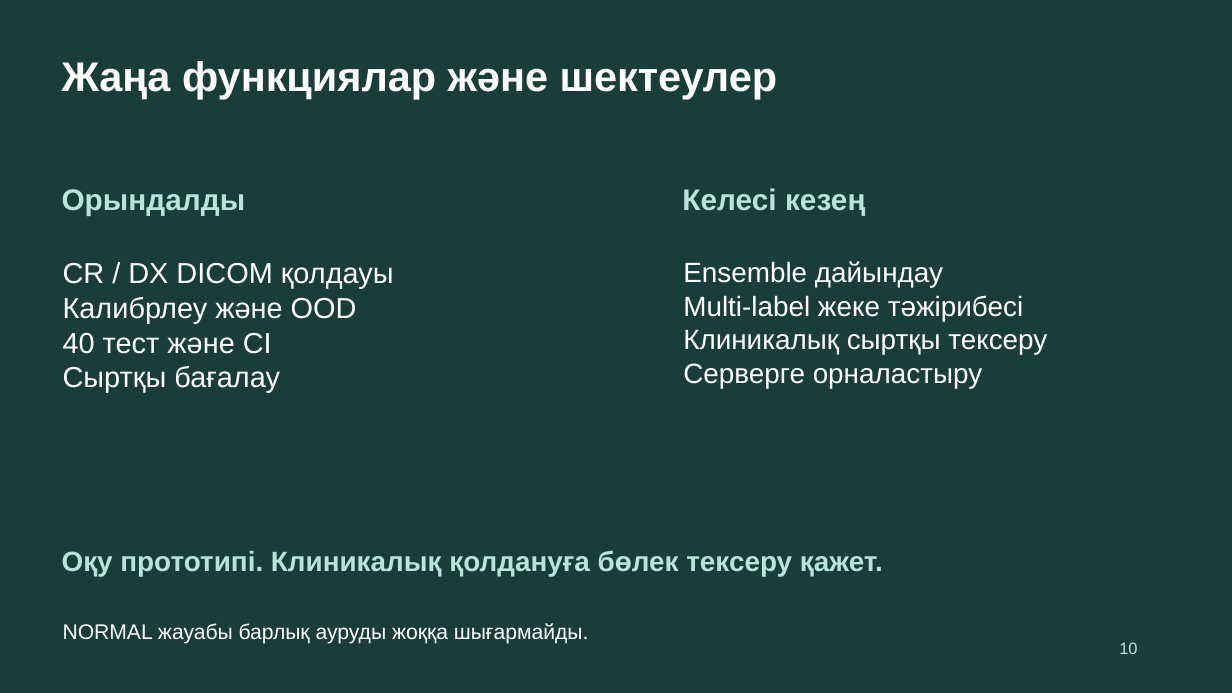
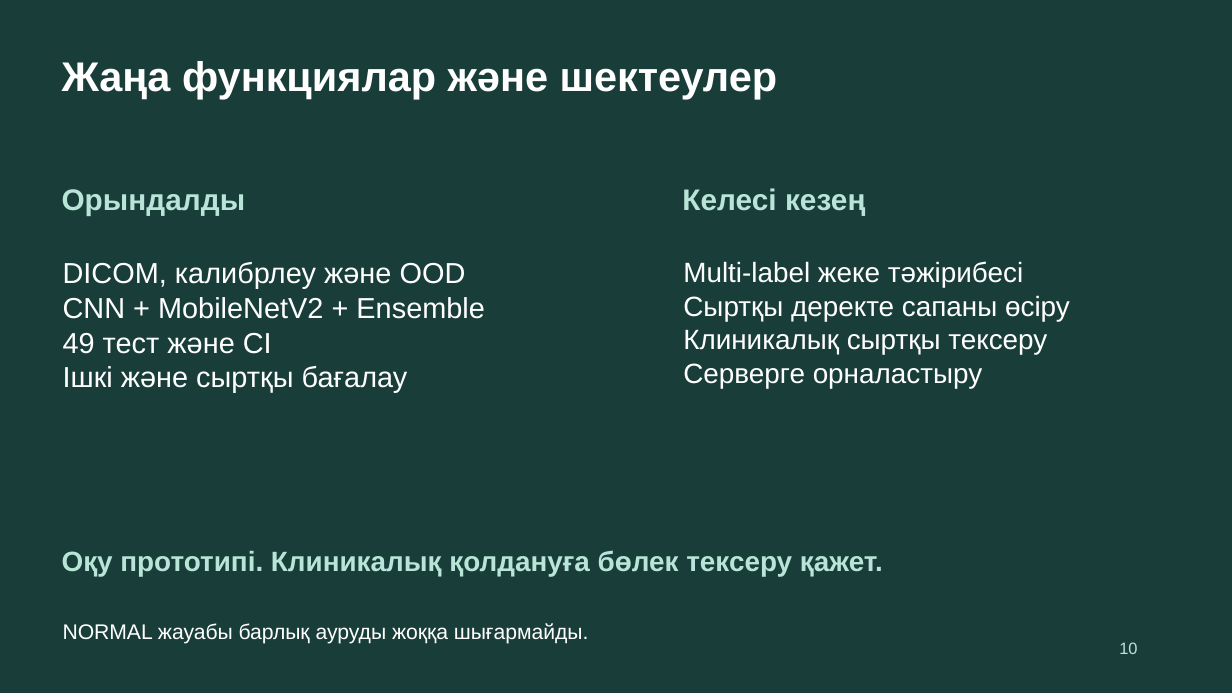
Before and after one commit to 5kairosh/Tynys, a slide deck: slide 10 of presentation/tynys_project_10slides_kz.pptx. Drawn at 1232x693 pixels with LibreOffice and Linux fonts; fonts in the diff are those of the drawing. Boxes give left, top, right and bottom in pixels: in the first picture for what was removed or moved away, otherwise in the second. Text is boxed around its words. In the diff, an @@ line names an element or a change of style, - is before the commit and + after.

Commit message:
feat(ensemble): fit validation weights and compare three predictions with measured reports

```diff
--- a/presentation/tynys_project_10slides_kz.pptx
+++ b/presentation/tynys_project_10slides_kz.pptx
@@ text at (x1=63, y1=262, x2=485, y2=393): text changed @@
-CR / DX DICOM қолдауы
-Калибрлеу және OOD
-40 тест және CI
-Сыртқы бағалау
+DICOM, калибрлеу және OOD
+CNN + MobileNetV2 + Ensemble
+49 тест және CI
+Ішкі және сыртқы бағалау
@@ text at (x1=683, y1=261, x2=943, y2=288): paragraph removed @@
-Ensemble дайындау
@@ text at (x1=683, y1=295, x2=1070, y2=321): paragraph added @@
+Сыртқы деректе сапаны өсіру
```
Also in this commit, not shown: 4 other slides changed, 29 other files.
